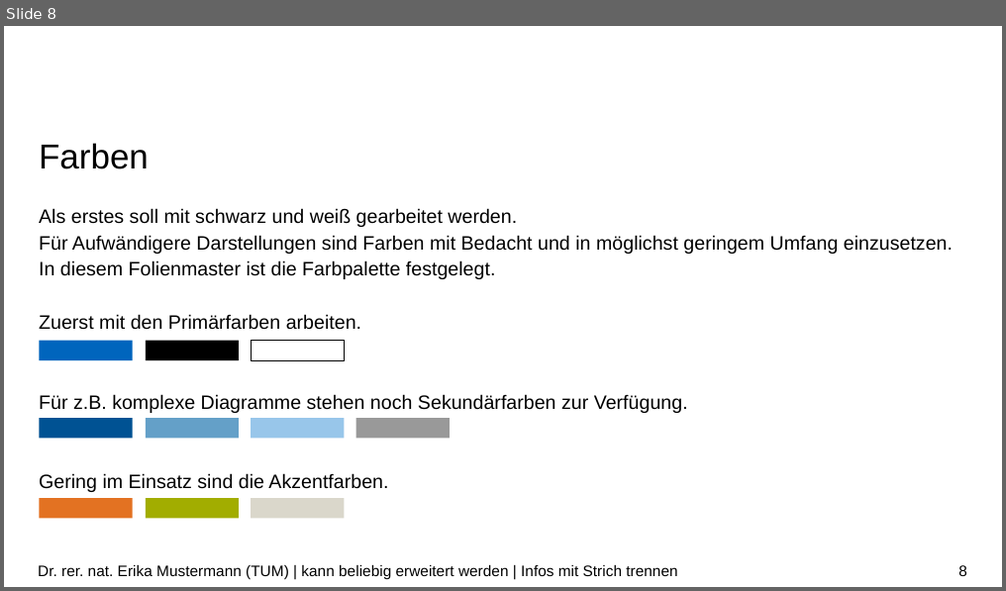
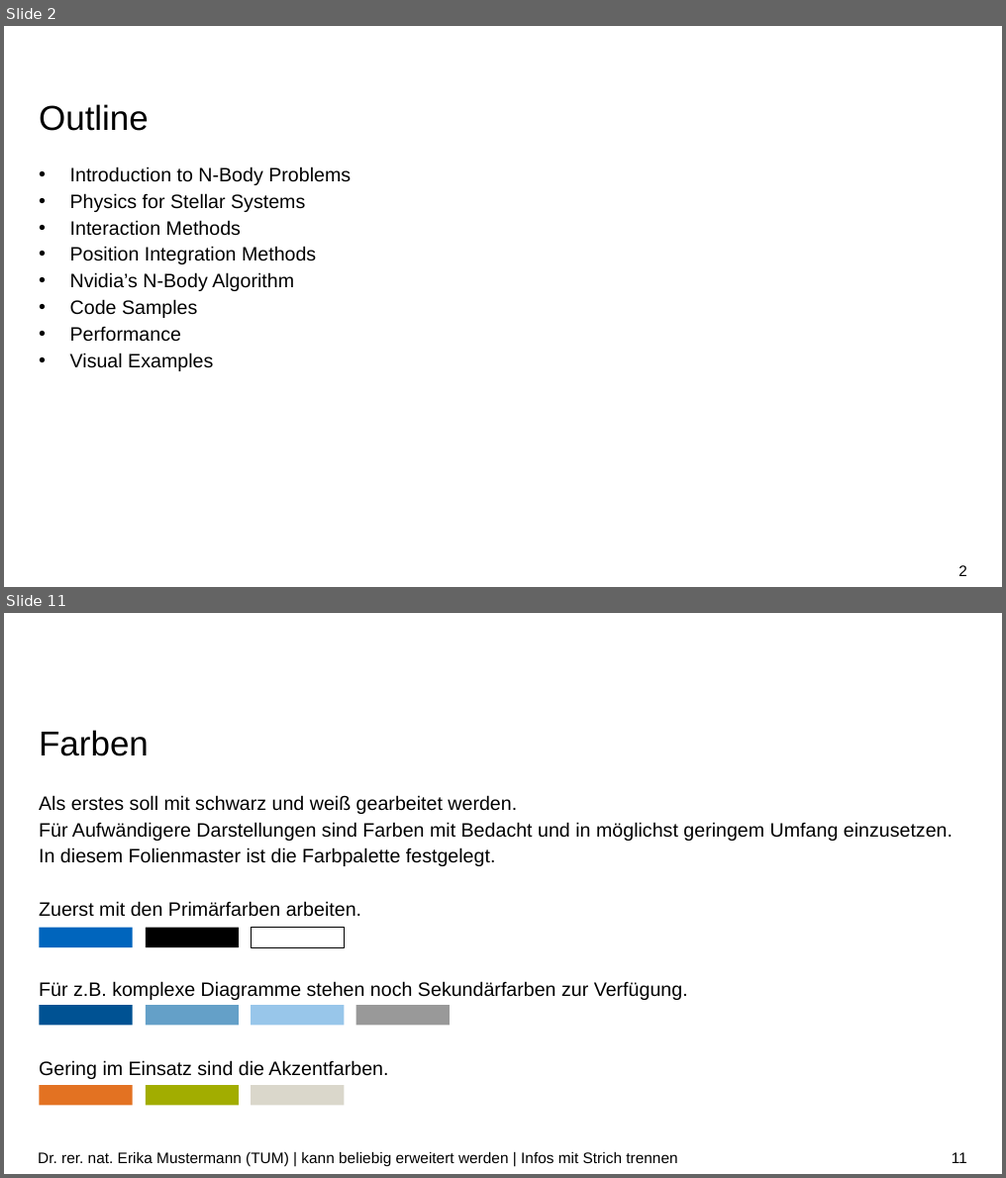
Before and after one commit to Goblin-0-0-7/n-body-cuda, a slide deck: presentation/nbody - Presentation.pptx. Shown one above the other, each under a label of ours: slide 8 before the commit, slides 2 and 11 after it; the slides between them are not shown. The pictures are 1006x591 and 1006x1178 pixels, drawn with LibreOffice and Linux fonts; fonts in the diff are those of the drawing; background and template pictures are left out. Boxes give left, top, right and bottom in pixels: in the first picture for what was removed or moved away, otherwise in the second. Text is boxed around its words. In the diff, an @@ line names an element or a change of style, - is before the commit and + after.

```diff
--- a/presentation/nbody - Presentation.pptx
+++ b/presentation/nbody - Presentation.pptx
@@ slide 2 added at [4, 26, 1002, 587], background #FFFFFF @@
@@ title added at [39, 104, 149, 131], 25 pt, text #000000 @@
+Outline
@@ text added at [70, 167, 350, 372], 14 pt, text #000000 @@
+• Introduction to N-Body Problems
+• Physics for Stellar Systems
+• Interaction Methods
+• Position Integration Methods
+• Nvidia’s N-Body Algorithm
+• Code Samples
+• Performance
+• Visual Examples
@@ page number added at [958, 566, 967, 576], 11 pt, text #000000 @@
+2
@@ what was slide 8 is now slide 11 @@
@@ page number at [951, 1153, 967, 1163]: text changed @@
-8
+11
```
Also in this commit, not shown: 1 slide changed, 9 other slides added, 20 slides removed.
